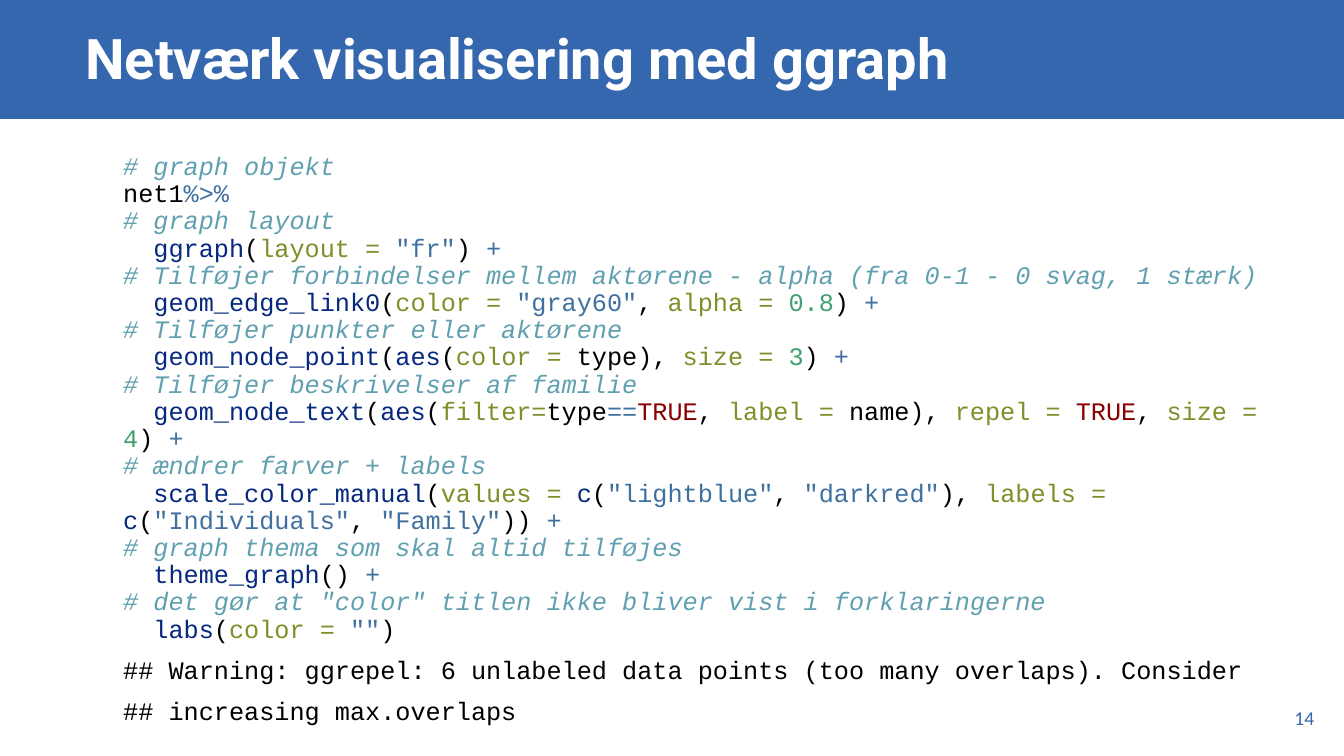
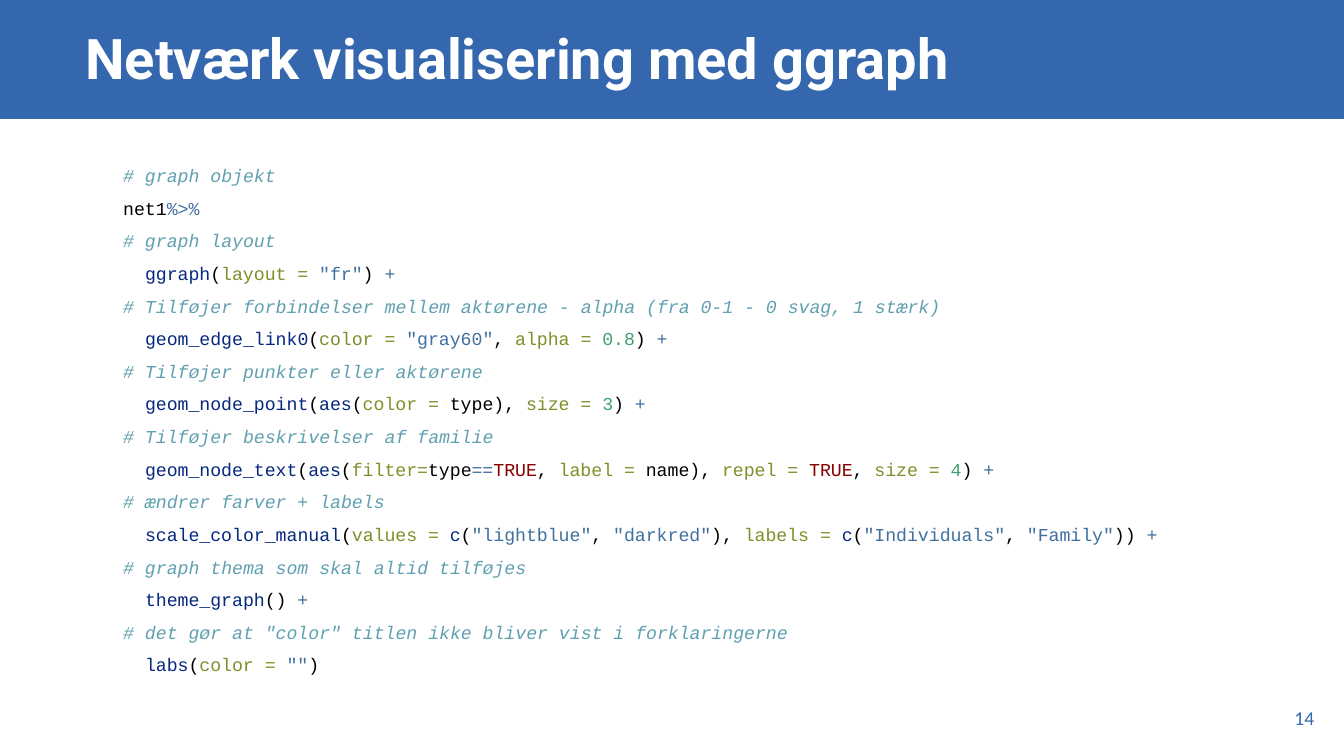
Before and after one commit to GamerdingerA/agamerdinger, a slide deck: slide 14 of content/teaching/virksomhedsstrategi/lektion01-powerpoint.pptx. Drawn at 1344x756 pixels with LibreOffice and Linux fonts; fonts in the diff are those of the drawing. Boxes give left, top, right and bottom in pixels: in the first picture for what was removed or moved away, otherwise in the second. Text is boxed around its words. In the diff, an @@ line names an element or a change of style, - is before the commit and + after.

```diff
--- a/content/teaching/virksomhedsstrategi/lektion01-powerpoint.pptx
+++ b/content/teaching/virksomhedsstrategi/lektion01-powerpoint.pptx
@@ text "# graph objekt net1%>% # ..." at bbox=[123, 169, 1136, 675]: size 18 to 12.9 pt; line spacing 0.9 to 1.5 @@
@@ text at bbox=[169, 660, 1242, 685]: paragraph removed @@
-## Warning: ggrepel: 6 unlabeled data points (too many overlaps). Consider
-## increasing max.overlaps
```
Also in this commit, not shown: 8 other slides changed, 4 other files.
